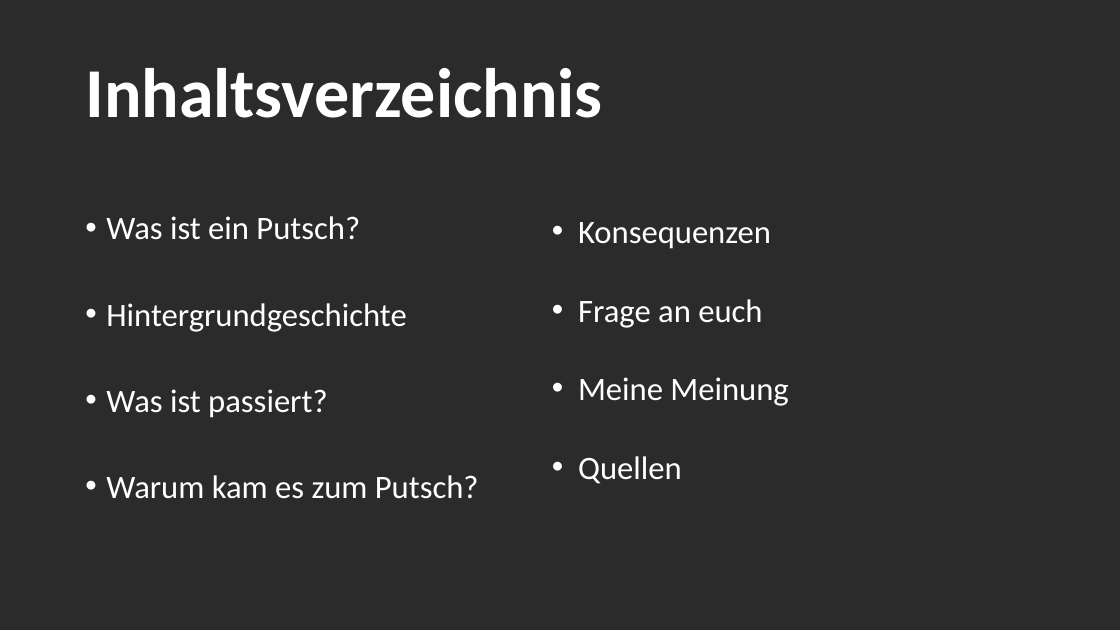
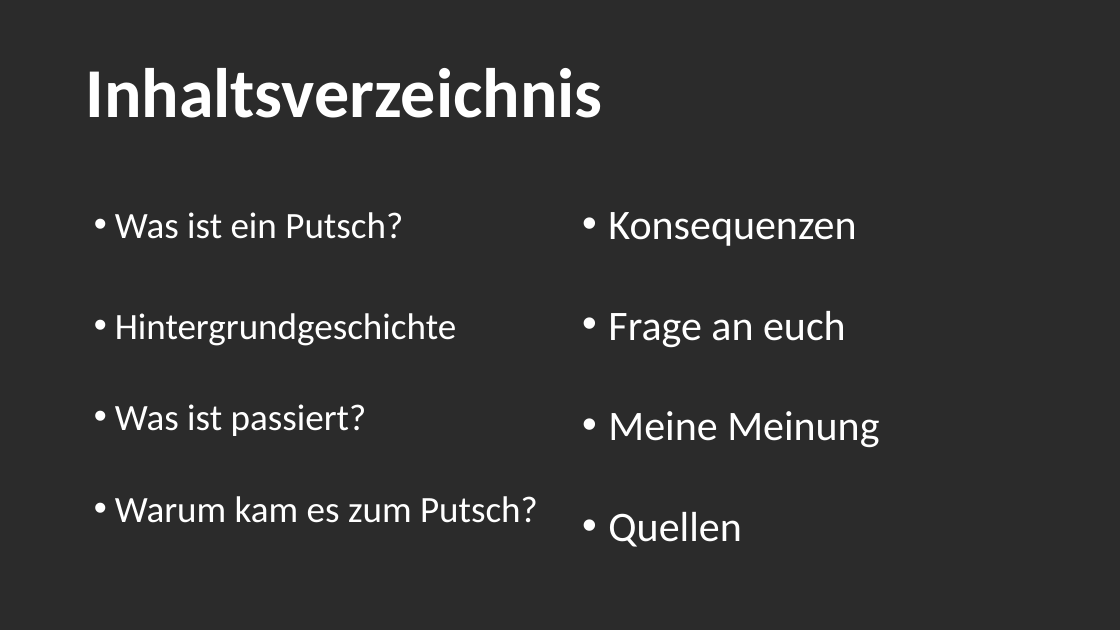
Before and after one commit to AH1M1-Org/School, a slide deck: slide 2 of Gesellschaftslehre/001_Gesellschaftlehre_Wochenbericht.pptx. Drawn at 1120x630 pixels with LibreOffice and Linux fonts; fonts in the diff are those of the drawing; background and template pictures are left out; a plain dark background stands for a picture behind light text. Boxes give left, top, right and bottom in pixels: in the first picture for what was removed or moved away, otherwise in the second. Text is boxed around its words. In the diff, an @@ line names an element or a change of style, - is before the commit and + after.

```diff
--- a/Gesellschaftslehre/001_Gesellschaftlehre_Wochenbericht.pptx
+++ b/Gesellschaftslehre/001_Gesellschaftlehre_Wochenbericht.pptx
@@ text "Konsequenzen": place and size @@
-text "Konsequenzen" at [578,222,788,484]
+text "Konsequenzen" at [608,212,879,547]
@@ text "Konsequenzen" at [608,212,879,547]: size 28 to 36 pt @@
@@ text "Was ist ein Putsch?": place and size @@
-text "Was ist ein Putsch?" at [106,216,479,499]
+text "Was ist ein Putsch?" at [115,212,538,523]
@@ text "Was ist ein Putsch?" at [115,212,538,523]: size 28 to 31.8 pt; line spacing 1.9 to 1.8; line spacing 1.9 to 2 @@
```
Also in this commit, not shown: 7 other slides changed, 1 other file.
